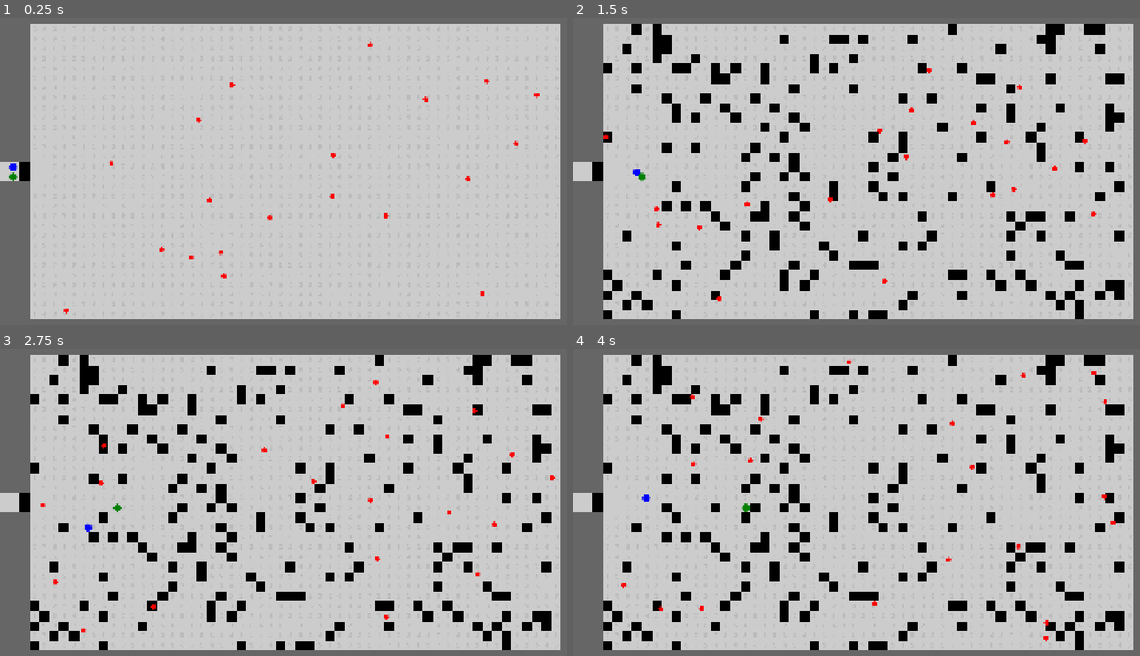
Above: before the commit, frames 1-4 (two rows, left to right).
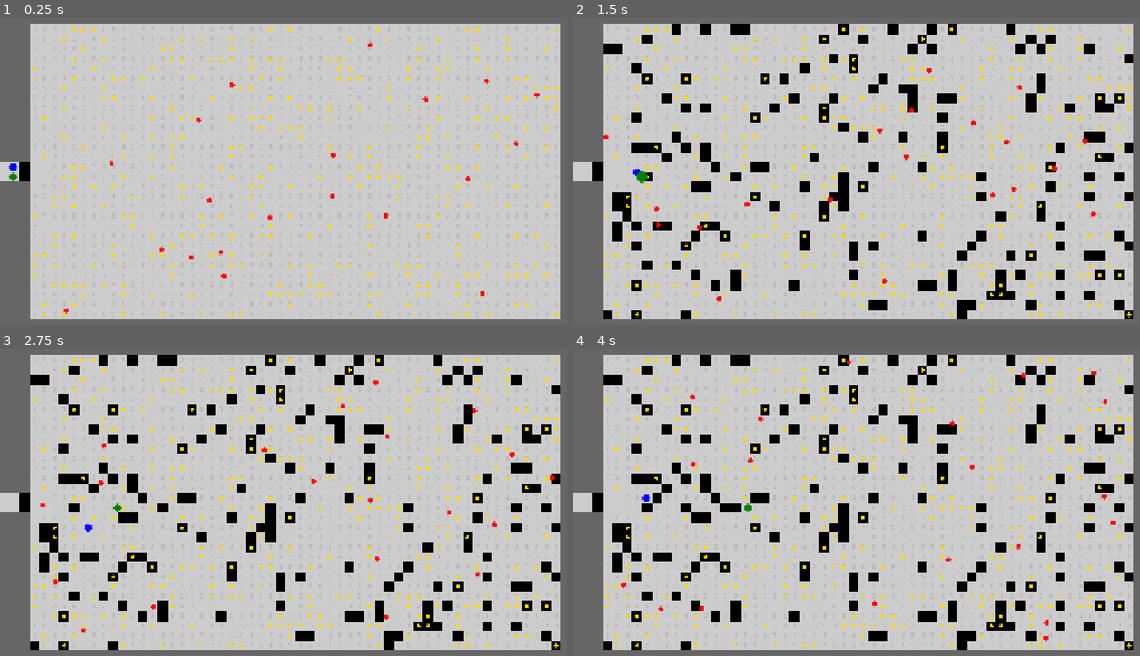
Above: after the commit, the same moments.

Repository: njamster/gmtk_jam_2026
Game: Godot game, scene res://game.tscn
Two runs of this game, one before a commit and one after it. Both use one fixed random seed, a clock stepped at 60 frames per second and the inputs below.
Inputs:
- Up to frame 1 (0.25 s): no input
- Up to frame 2 (1.5 s): tap Enter at 0.5 s; hold D (move_right) 0.53-1.28 s; tap Shift at 0.6, 1.35 s; hold S (move_down) from 1.28 s (still down)
- Up to frame 3 (2.75 s): release S (move_down) at 2.03 s; hold D (move_right) from 2.03 s (still down); tap Shift at 2.1 s
- Up to frame 4 (4 s): release D (move_right) at 2.78 s; hold W (move_up) 2.78-3.53 s; tap Shift at 2.85, 3.6 s; hold A (move_left) from 3.53 s (still down)

The runs differ from the first frame. In frame 1, 2.3% of the frame differs, in the area x 5-99%, y 3-98%; in frame 2, 20%; in frame 3, 20%; in frame 4, 21%, in the area x 5-99%, y 1-99%.

Commit message:
Add collectible gold

Diff:
--- a/autoloads/game_over_screen/player_stats.gd
+++ b/autoloads/game_over_screen/player_stats.gd
@@ -19,6 +19,8 @@
 	else:
 		$DeathReason.text = "You survived!"
 
+	%Gold/Value.text = str(Global.stats[player_id].gold)
+
 	%SurvivalTime/Value.text = "%02d:%02d" % [
 		Global.stats[player_id].survival_time / 60,
 		fmod(Global.stats[player_id].survival_time, 60)
--- a/autoloads/game_over_screen/player_stats.tscn
+++ b/autoloads/game_over_screen/player_stats.tscn
@@ -36,6 +36,20 @@
 size_flags_horizontal = 8
 text = "Yes"
 
+[node name="Gold" type="HBoxContainer" parent="Stats" unique_id=757544656]
+unique_name_in_owner = true
+layout_mode = 2
+
+[node name="Label" type="Label" parent="Stats/Gold" unique_id=358934729]
+layout_mode = 2
+size_flags_horizontal = 3
+text = "Gold:"
+
+[node name="Value" type="Label" parent="Stats/Gold" unique_id=1968867458]
+layout_mode = 2
+size_flags_horizontal = 8
+text = "Yes"
+
 [node name="NumJumps" type="HBoxContainer" parent="Stats" unique_id=1551478125]
 unique_name_in_owner = true
 layout_mode = 2
--- a/autoloads/global.gd
+++ b/autoloads/global.gd
@@ -35,6 +35,7 @@
 		stats.append({
 			"survival_time": 0.0,
 			"jumps": 0,
+			"gold": 0,
 			"death_reason": "",
 		})
 
@@ -66,6 +67,7 @@
 		stats[i] = {
 			"survival_time": 0.0,
 			"jumps": 0,
+			"gold": 0,
 			"death_reason": "",
 		}
 
--- a/autoloads/sound_manager.gd
+++ b/autoloads/sound_manager.gd
@@ -29,16 +29,15 @@
 		tween.tween_property(new_track, "volume_db", 0, 2.0)
 
 
-func play_sound(stream: AudioStream, randomize_pitch := false) -> void:
+func play_sound(stream: AudioStream, volume_change := 0, min_pitch := 1.0, max_pitch := 1.0) -> void:
 	if $Sounds.get_child_count() < MAX_SIMULTANEOUS_SOUNDS:
 		var player := AudioStreamPlayer.new()
 		player.stream = stream
 		player.bus = "Sounds"
+		player.volume_db = volume_change
+		player.pitch_scale = randf_range(min_pitch, max_pitch)
 		$Sounds.add_child(player)
 		player.play()
-
-		if randomize_pitch:
-			player.pitch_scale = randf_range(0.8, 1.2)
 
 		player.finished.connect(player.queue_free)
 	else:
--- /dev/null
+++ b/collectibles/gold.tscn
@@ -0,0 +1,19 @@
+[gd_scene format=3 uid="uid://bgkfng34eaobi"]
+
+[ext_resource type="Texture2D" uid="uid://ld8o73kaq5nm" path="res://player/images/player.png" id="1_5a00n"]
+
+[sub_resource type="CircleShape2D" id="CircleShape2D_5a00n"]
+radius = 1.0
+
+[node name="Gold" type="Area2D" unique_id=1756101319 groups=["Collectible"]]
+collision_layer = 16
+collision_mask = 2
+monitoring = false
+
+[node name="Sprite" type="Sprite2D" parent="." unique_id=1478879090]
+modulate = Color(1, 0.84313726, 0, 1)
+scale = Vector2(0.5, 0.5)
+texture = ExtResource("1_5a00n")
+
+[node name="Hitbox" type="CollisionShape2D" parent="." unique_id=265516910]
+shape = SubResource("CircleShape2D_5a00n")
--- a/player/player.gd
+++ b/player/player.gd
@@ -31,8 +31,15 @@
 			die("You got killed by an enemy!")
 	)
 
-	area_entered.connect(func(_area):
-		die("")  # Looks funny, but this means you actually survived :D
+	area_entered.connect(func(area):
+		if area.is_in_group("Collectible"):
+			# It's a collectible
+			Global.stats[id-1].gold += 1
+			SoundManager.play_sound(preload("res://player/sounds/gold.wav"), -10)
+			area.queue_free()
+		else:
+			# It's the exit area
+			die("")  # Looks funny, but this means you actually survived :D
 	)
 
 	if Global.auto_move:
--- a/player/player.tscn
+++ b/player/player.tscn
@@ -8,7 +8,7 @@
 
 [node name="Player" type="Area2D" unique_id=1032192895]
 collision_layer = 2
-collision_mask = 5
+collision_mask = 21
 monitorable = false
 script = ExtResource("1_rkbax")
 
--- a/project.godot
+++ b/project.godot
@@ -32,6 +32,10 @@
 window/size/mode=4
 window/stretch/mode="canvas_items"
 window/stretch/aspect="expand"
+
+[global_group]
+
+Collectible=""
 
 [input]
 
@@ -129,7 +133,7 @@
 2d_physics/layer_2="Player"
 2d_physics/layer_3="Enemies"
 2d_physics/layer_4="Walls"
-2d_physics/layer_5="Wall (Enemies Only)"
+2d_physics/layer_5="Collectibles"
 
 [physics]
 
--- a/tilemap/tile_map.gd
+++ b/tilemap/tile_map.gd
@@ -35,6 +35,8 @@
 
 	randomize_counters()
 
+
+
 	await get_tree().create_timer(1.0).timeout
 	earthquake()
 
@@ -47,6 +49,11 @@
 			   get_cell_atlas_coords(cell) == STURDY_FLOOR:
 				continue
 			set_cell(cell, 1, atlas_coords[randi_range(1, 9)])
+
+			if randi_range(1, 5) == 1:
+				var gold := preload("res://collectibles/gold.tscn").instantiate()
+				gold.global_position = map_to_local(cell)
+				add_child(gold)
 
 
 func is_blocked(pos: Vector2) -> bool:
@@ -90,7 +97,7 @@
 		DURABILITY_1:
 			set_cell(cell, 1, GAP_TILE)
 			if play_sounds:
-				SoundManager.play_sound(preload("res://tilemap/sounds/crumble.wav"), true)
+				SoundManager.play_sound(preload("res://tilemap/sounds/crumble.wav"))
 
 
 func earthquake() -> void:
@@ -101,4 +108,5 @@
 			   get_cell_atlas_coords(cell) == STURDY_FLOOR:
 					continue
 			count_down_cell(cell, false)
-	SoundManager.play_sound(preload("res://tilemap/sounds/earthquake.wav"), true)
+
+	SoundManager.play_sound(preload("res://tilemap/sounds/earthquake.wav"))
Not shown, added: player/sounds/gold.wav.import
Not shown, added: player/sounds/gold.wav
